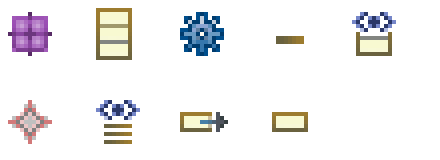
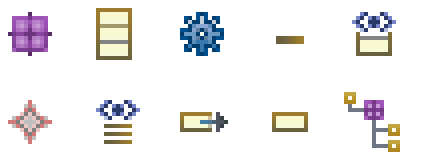
Comparing the layer stacks of the two w=440, h=160 images. Changes:
added layer "Layer 11" above "Layer 5" over [344, 92, 400, 152]
